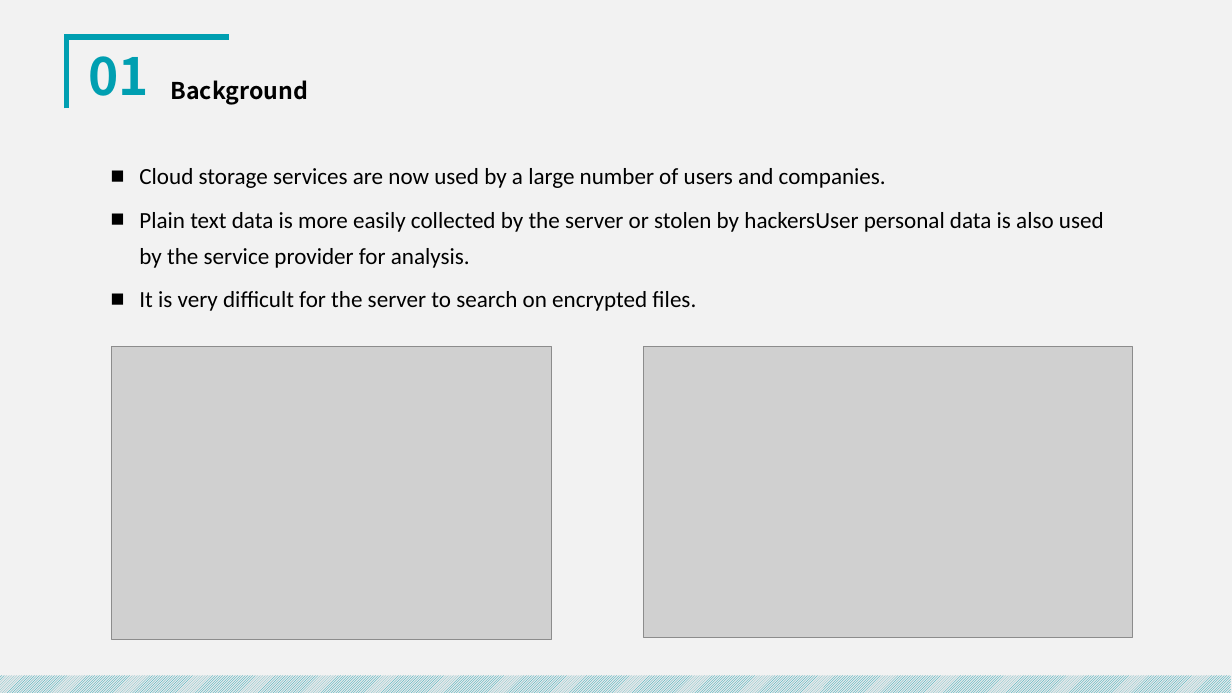
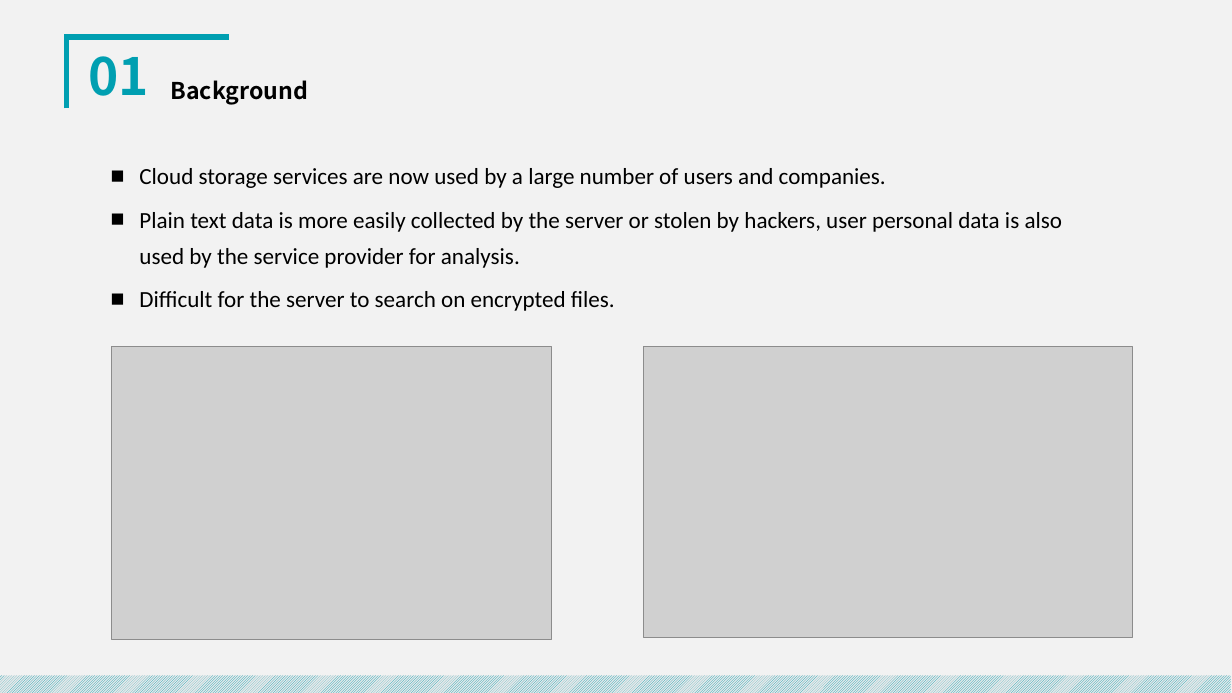
Before and after one commit to royalvald/MediumTest, a slide deck: slide 4 of 开题/中期答辩.pptx. Drawn at 1232x693 pixels with LibreOffice and Linux fonts; fonts in the diff are those of the drawing; grey boxes stand for pictures. Boxes give left, top, right and bottom in pixels: in the first picture for what was removed or moved away, otherwise in the second. Text is boxed around its words. In the diff, an @@ line names an element or a change of style, - is before the commit and + after.

```diff
--- a/开题/中期答辩.pptx
+++ b/开题/中期答辩.pptx
@@ text at [139, 212, 1063, 311]: text changed @@
-■ Plain text data is more easily collected by the server or stolen by hackersUser personal data is also used by the service provider for analysis.
-■ It is very difficult for the server to search on encrypted files.
+■ Plain text data is more easily collected by the server or stolen by hackers, user personal data is also used by the service provider for analysis.
+■ Difficult for the server to search on encrypted files.
```
Also in this commit, not shown: 12 other slides changed, 13 slides added, 17 slides removed, 2 other files.
